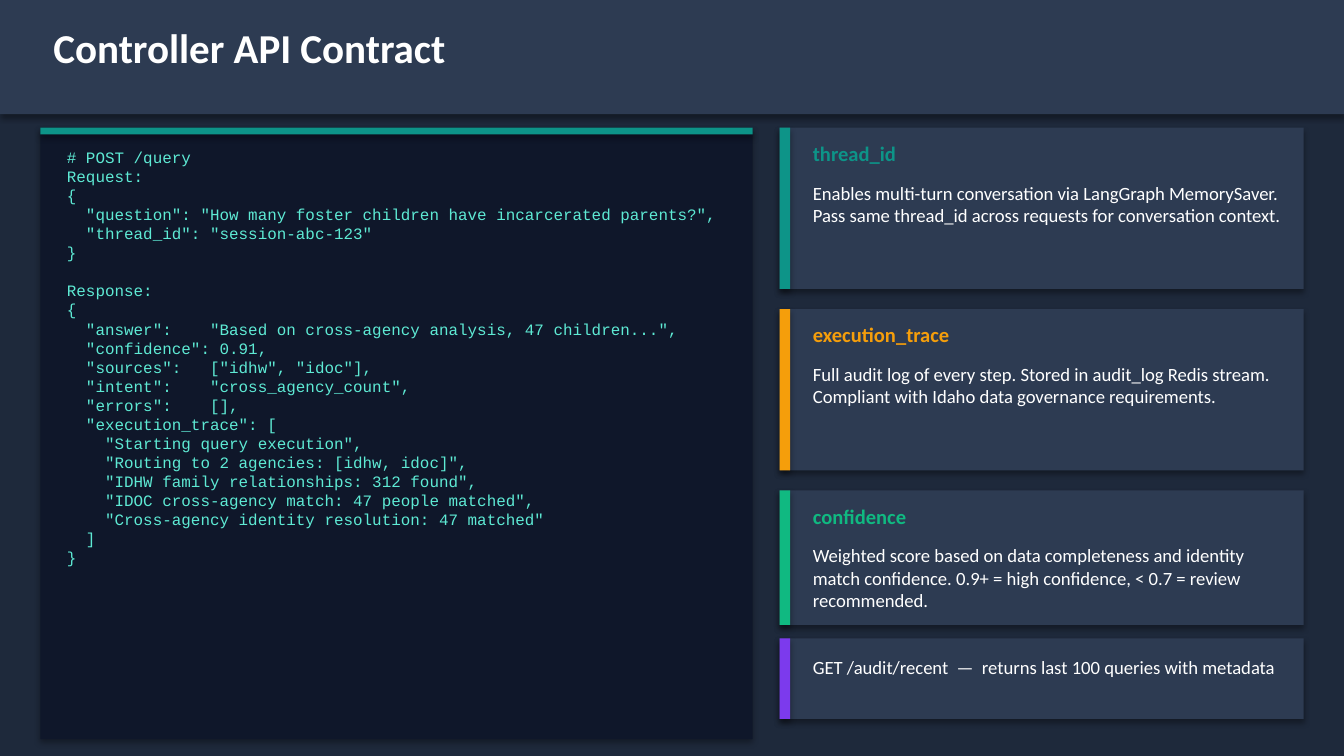
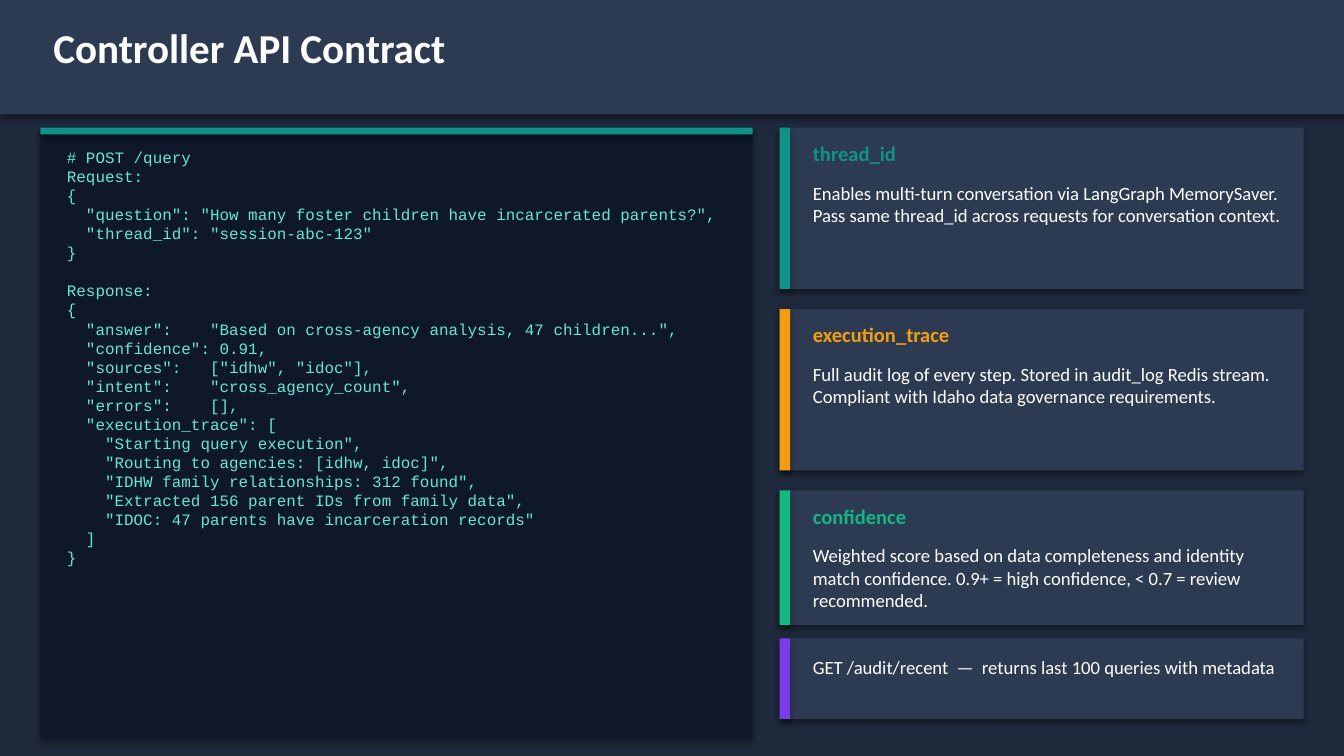
Before and after one commit to mtmowery/SCO-Federated-Swarm, a slide deck: slide 11 of docs/Idaho_AI_Technical_Deck.pptx. Drawn at 1344x756 pixels with LibreOffice and Linux fonts; fonts in the diff are those of the drawing. Boxes give left, top, right and bottom in pixels: in the first picture for what was removed or moved away, otherwise in the second. Text is boxed around its words. In the diff, an @@ line names an element or a change of style, - is before the commit and + after.

```diff
--- a/docs/Idaho_AI_Technical_Deck.pptx
+++ b/docs/Idaho_AI_Technical_Deck.pptx
@@ text at bbox=[105, 456, 449, 472]: text changed @@
-"Routing to 2 agencies: [idhw, idoc]",
+"Routing to agencies: [idhw, idoc]",
@@ text at bbox=[105, 494, 534, 529]: text changed @@
-"IDOC cross-agency match: 47 people matched",
-"Cross-agency identity resolution: 47 matched"
+"Extracted 156 parent IDs from family data",
+"IDOC: 47 parents have incarceration records"
```
Also in this commit, not shown: 7 other slides changed, 1 slide removed, 35 other files.
